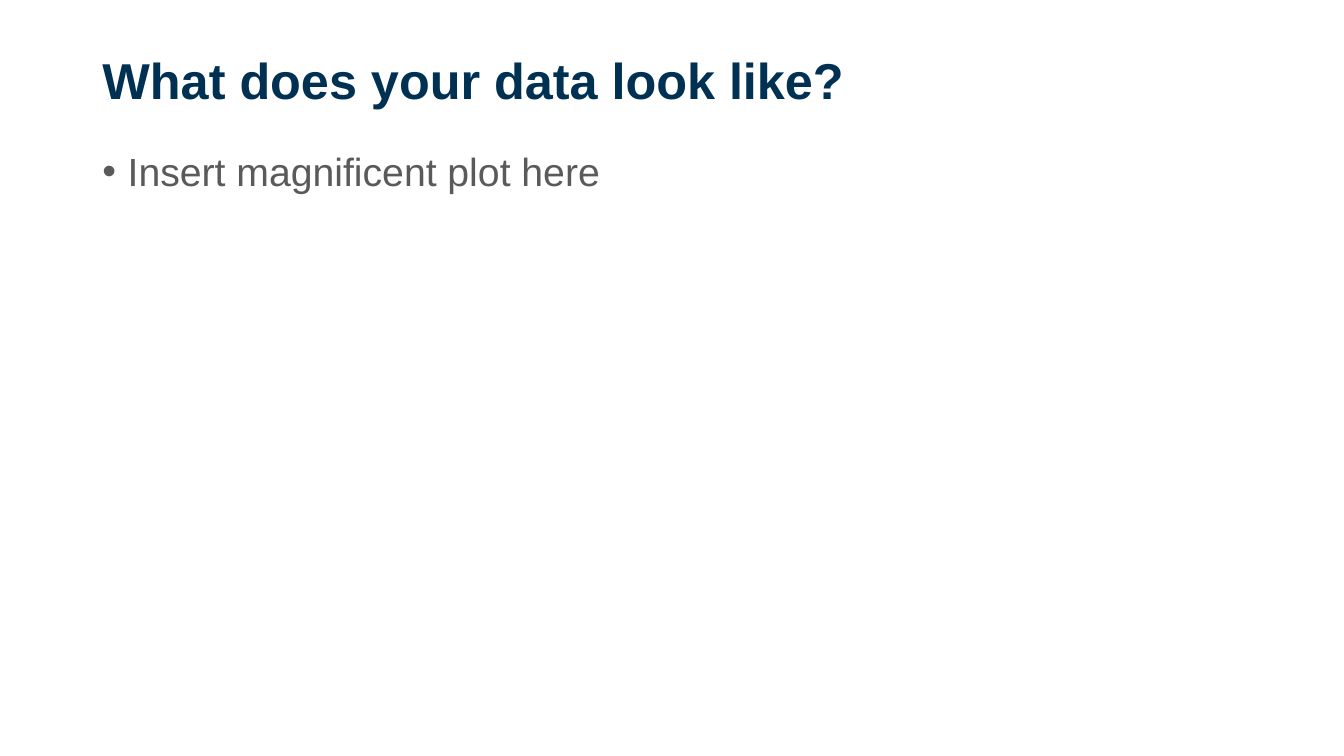
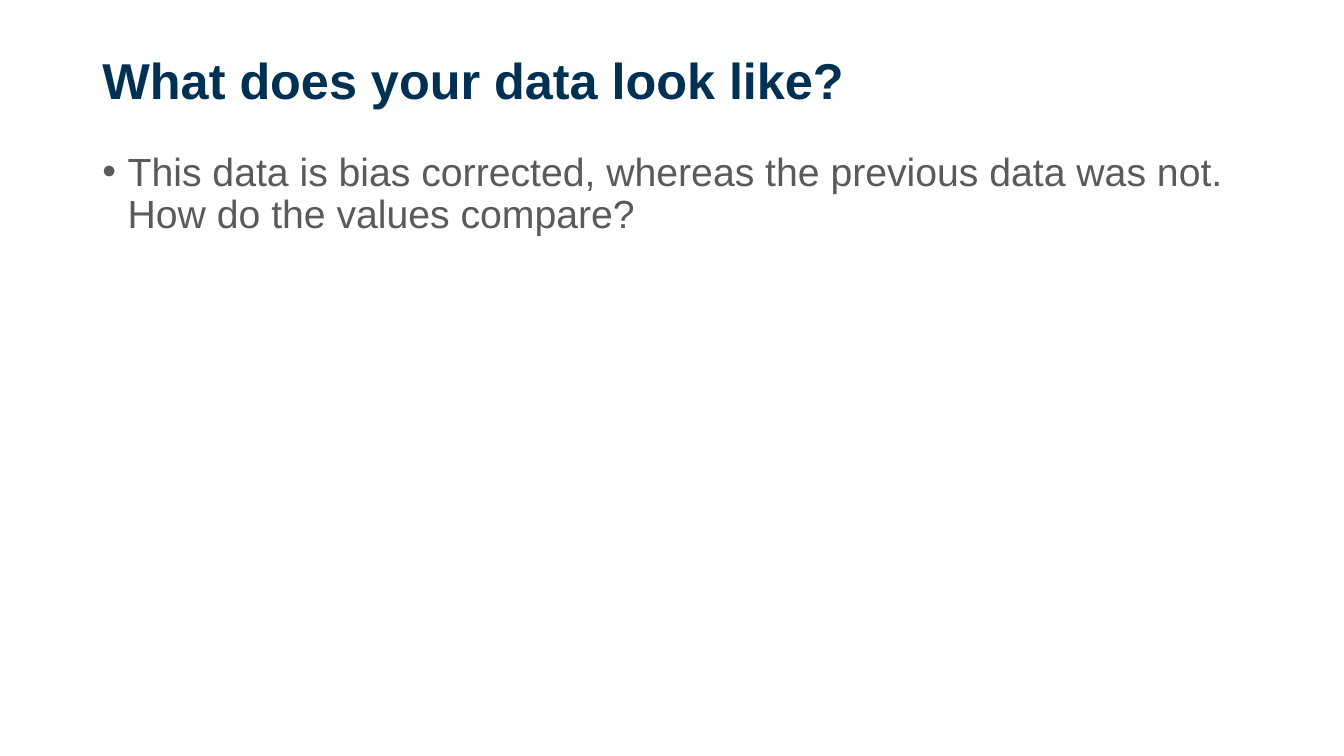
Before and after one commit to sdesrosiers1989/ICCB_Projections, a slide deck: slide 24 of ICCB2025_Session2_ClimateProjections.pptx (slide 21 before the commit). Drawn at 1344x756 pixels with LibreOffice and Linux fonts; fonts in the diff are those of the drawing; background and template pictures are left out. Boxes give left, top, right and bottom in pixels: in the first picture for what was removed or moved away, otherwise in the second. Text is boxed around its words. In the diff, an @@ line names an element or a change of style, - is before the commit and + after.

```diff
--- a/ICCB2025_Session2_ClimateProjections.pptx
+++ b/ICCB2025_Session2_ClimateProjections.pptx
@@ text at (128,157,1222,236): text changed @@
-• Insert magnificent plot here
+• This data is bias corrected, whereas the previous data was not. How do the values compare?
```
Also in this commit, not shown: 5 other slides changed, 4 slides added.
